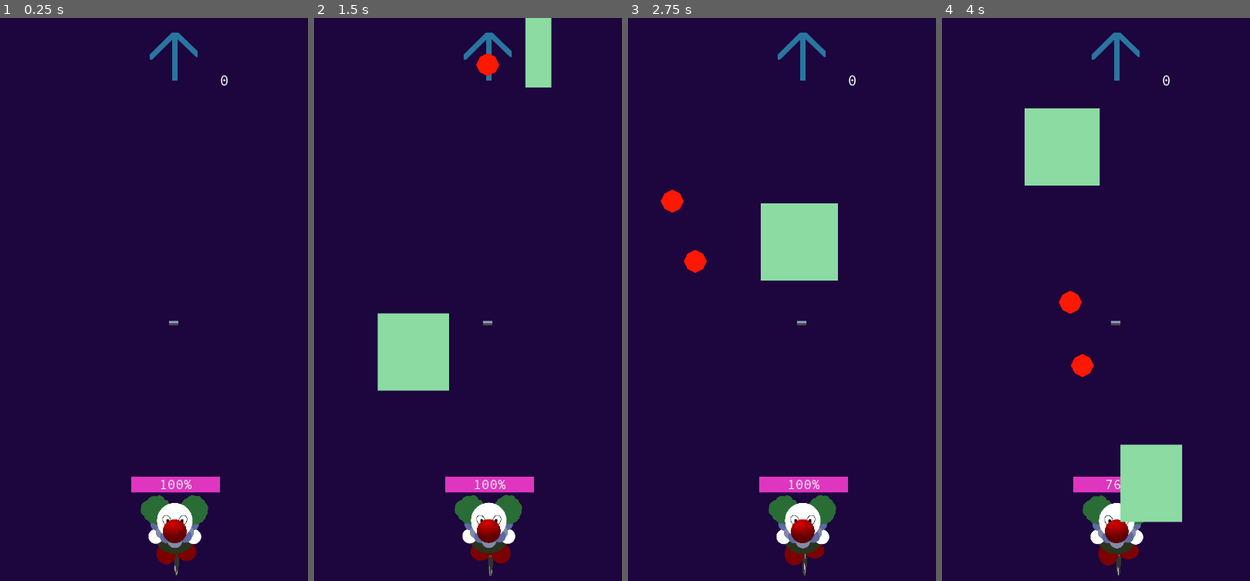
Above: before the commit, frames 1-4 (left to right).
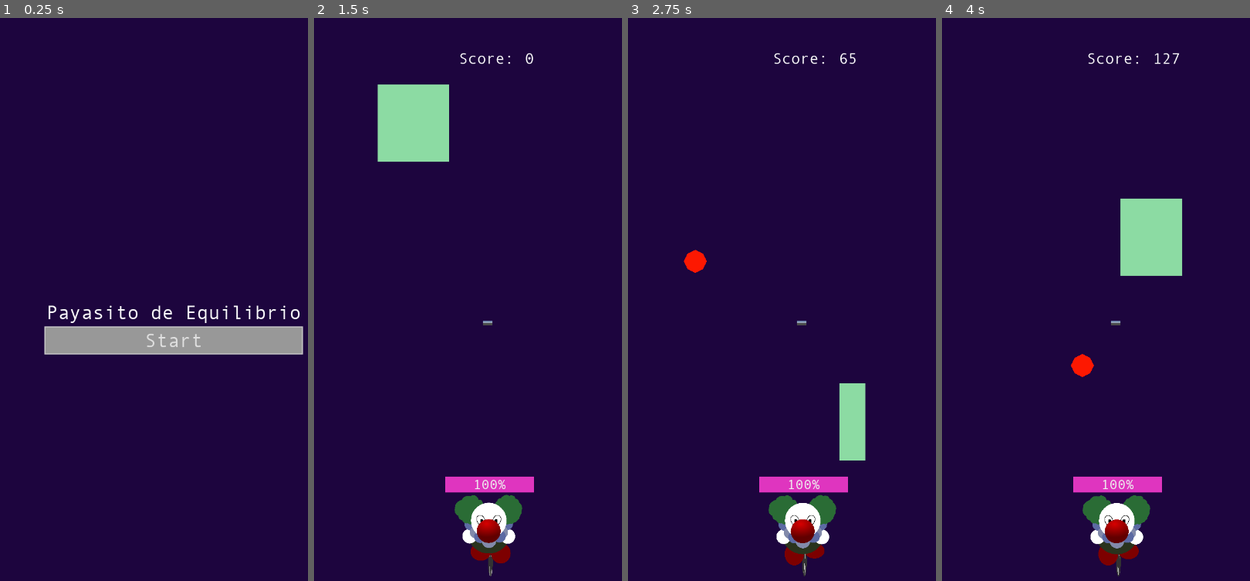
Above: after the commit, the same moments.

Repository: drarbego/payaso-de-equilibrio
Game: Godot game, scene res://StartGameMenu.tscn
Two runs of this game, one before a commit and one after it. Both use one fixed random seed, a clock stepped at 60 frames per second and the inputs below. Before the commit the project starts from res://Env.tscn. A sky picture missing from this copy of the repository is replaced by a grey-blue gradient.
Inputs (mouse positions are in pixels of both pictures, inside the frame that each line leads up to):
- Up to frame 1 (0.25 s): no input
- Up to frame 2 (1.5 s): click (486, 338) at 0.5 s, where only the run after the commit has a clickable "Start"; move the mouse to (563, 293) at 1.27 s; press the mouse at (563, 293) at 1.28 s
- Up to frame 3 (2.75 s): move the mouse to (732, 355) at 2.02 s; release the mouse at (732, 355) at 2.03 s; click (732, 355) at 2.1 s
- Up to frame 4 (4 s): move the mouse to (1151, 192) at 2.77 s; press the mouse at (1151, 192) at 2.78 s; move the mouse to (1099, 451) at 3.52 s; release the mouse at (1099, 451) at 3.53 s; click (1099, 451) at 3.6 s

The runs differ from the first frame. In frame 1, 8.0% of the frame differs, in the area x 14-99%, y 2-100%; in frame 2, 8.0%; in frame 3, 5.3%; in frame 4, 9.7%, in the area x 26-78%, y 2-90%.

Commit message:
Add score

Diff:
--- /dev/null
+++ b/Assets/MainTheme.tres
@@ -0,0 +1,25 @@
+[gd_resource type="Theme" load_steps=2 format=2]
+
+[sub_resource type="StyleBoxFlat" id=1]
+border_width_left = 2
+border_width_top = 2
+border_width_right = 2
+border_width_bottom = 2
+expand_margin_left = 4.0
+expand_margin_right = 4.0
+expand_margin_top = 4.0
+expand_margin_bottom = 4.0
+
+[resource]
+Button/colors/font_color = Color( 0.88, 0.88, 0.88, 1 )
+Button/colors/font_color_disabled = Color( 0.9, 0.9, 0.9, 0.2 )
+Button/colors/font_color_hover = Color( 0.94, 0.94, 0.94, 1 )
+Button/colors/font_color_pressed = Color( 1, 1, 1, 1 )
+Button/constants/hseparation = 2
+Button/fonts/font = null
+Button/styles/disabled = null
+Button/styles/focus = null
+Button/styles/hover = null
+Button/styles/normal = SubResource( 1 )
+Button/styles/pressed = null
+VBoxContainer/constants/separation = 10
--- a/BaseProjectile.gd
+++ b/BaseProjectile.gd
@@ -15,7 +15,7 @@
     var collision = move_and_collide(dir * speed * delta)
 
     if collision and collision.collider is Obstacle:
-        collision.collider.queue_free()
+        collision.collider.destroy()
         self.queue_free()
 
 func _on_Timer_timeout():
--- a/Env.gd
+++ b/Env.gd
@@ -8,6 +8,7 @@
 var obstacle_spawn_time = 0.75
 
 export(float) var CLOUD_ANIMATION_SPEED = 300
+var score = 0
 
 func _ready():
 	randomize()
@@ -15,19 +16,26 @@
 	spawn_timer.connect("timeout", self, "spawn_obstacle")
 	spawn_timer.set_autostart(true)
 	add_child(spawn_timer)
+	$Score/Points.set_text(str(self.score))
+
+func _on_ScoreTimer_timeout():
+	self.score += 100
+	$Score/Points.set_text(str(self.score))
+
 
 func spawn_obstacle():
 	var spawn_length = ($ObstacleSpawner/End.position - $ObstacleSpawner/Start.position).x
 	var spawn_pos = Vector2($ObstacleSpawner/Start.position.x + randf() * spawn_length, $ObstacleSpawner/Start.position.y)
 	var obstacle = obstacle_class.instance()
 	obstacle.position = spawn_pos
+	obstacle.connect("destroyed", self, "_on_obstacle_destroyed")
 	$Obstacles.add_child(obstacle)
 
+func _on_obstacle_destroyed(points):
+	self.score += points
+	$Score/Points.set_text(str(score))
+
 func _process(delta):
-	var inclination = get_inclination()
-	var rot = 90 * inclination
-	$TiltIndicator.rotation_degrees = rot
-	$Label.set_text(str(rot))
 	animate_clouds(delta)
 
 func animate_clouds(delta):
--- a/Env.tscn
+++ b/Env.tscn
@@ -2,20 +2,23 @@
 
 [ext_resource path="res://Env.gd" type="Script" id=1]
 [ext_resource path="res://Characters/Payasito.tscn" type="PackedScene" id=2]
-[ext_resource path="res://upwards_arrow.png" type="Texture" id=3]
 [ext_resource path="res://Assets/Andale Mono.ttf" type="DynamicFontData" id=4]
 [ext_resource path="res://Assets/Equilibrio.ogg" type="AudioStream" id=5]
 [ext_resource path="res://Assets/Background/Payasito_Sky_Background.png" type="Texture" id=6]
 
-[sub_resource type="DynamicFont" id=1]
-size = 30
+[sub_resource type="RectangleShape2D" id=1]
+extents = Vector2( 350, 10 )
+
+[sub_resource type="RectangleShape2D" id=2]
+extents = Vector2( 6, 40 )
+
+[sub_resource type="DynamicFont" id=3]
+size = 32
 font_data = ExtResource( 4 )
 
-[sub_resource type="RectangleShape2D" id=2]
-extents = Vector2( 350, 10 )
-
-[sub_resource type="RectangleShape2D" id=3]
-extents = Vector2( 6, 40 )
+[sub_resource type="DynamicFont" id=4]
+size = 32
+font_data = ExtResource( 4 )
 
 [node name="Env" type="Node2D"]
 script = ExtResource( 1 )
@@ -35,20 +38,6 @@
 [node name="Payasito" parent="." instance=ExtResource( 2 )]
 position = Vector2( 360, 1080 )
 
-[node name="TiltIndicator" type="Sprite" parent="."]
-position = Vector2( 360, 80 )
-texture = ExtResource( 3 )
-
-[node name="Label" type="Label" parent="."]
-margin_left = 455.897
-margin_top = 112.323
-margin_right = 495.897
-margin_bottom = 126.323
-custom_fonts/font = SubResource( 1 )
-__meta__ = {
-"_edit_use_anchors_": false
-}
-
 [node name="Margin" type="StaticBody2D" parent="."]
 
 [node name="CollisionPolygon2D" type="CollisionPolygon2D" parent="Margin"]
@@ -96,14 +85,49 @@
 [node name="Projectiles" type="Node2D" parent="."]
 
 [node name="Obstacles" type="Node2D" parent="."]
+
+[node name="ScoreTimer" type="Timer" parent="."]
+wait_time = 5.0
+autostart = true
+
+[node name="Score" type="HBoxContainer" parent="."]
+margin_left = 300.0
+margin_top = 64.0
+margin_right = 456.0
+margin_bottom = 104.0
+__meta__ = {
+"_edit_use_anchors_": true
+}
+
+[node name="Label" type="Label" parent="Score"]
+margin_top = 1.0
+margin_right = 133.0
+margin_bottom = 38.0
+custom_fonts/font = SubResource( 3 )
+text = "Score: "
+__meta__ = {
+"_edit_use_anchors_": false
+}
+
+[node name="Points" type="Label" parent="Score"]
+margin_left = 137.0
+margin_top = 1.0
+margin_right = 156.0
+margin_bottom = 38.0
+custom_fonts/font = SubResource( 4 )
+text = "0"
+__meta__ = {
+"_edit_use_anchors_": false
+}
 [connection signal="timeout" from="CloudTimer" to="." method="_on_CloudTimer_timeout"]
 [connection signal="fell" from="Payasito" to="." method="_on_Payasito_fell"]
 [connection signal="shot" from="Payasito" to="." method="_on_Payasito_shot"]
 [connection signal="body_entered" from="ObstacleDeleter" to="." method="_on_ObstacleDeleter_body_entered"]
 [connection signal="body_entered" from="LimitDetectors/Left" to="." method="_on_LeftLimitDetector_body_entered"]
+[connection signal="body_exited" from="LimitDetectors/Left" to="." method="_on_Left_body_exited"]
 [connection signal="body_exited" from="LimitDetectors/Left" to="." method="_on_LeftLimitDetector_body_exited"]
-[connection signal="body_exited" from="LimitDetectors/Left" to="." method="_on_Left_body_exited"]
 [connection signal="body_entered" from="LimitDetectors/Right" to="." method="_on_RightLimitDetector_body_entered"]
+[connection signal="body_exited" from="LimitDetectors/Right" to="." method="_on_Right_body_exited"]
 [connection signal="body_exited" from="LimitDetectors/Right" to="." method="_on_RightLimitDetector_body_exited"]
-[connection signal="body_exited" from="LimitDetectors/Right" to="." method="_on_Right_body_exited"]
 [connection signal="timeout" from="LimitDetectors/LimitTimer" to="." method="_on_LimitTimer_timeout"]
+[connection signal="timeout" from="ScoreTimer" to="." method="_on_ScoreTimer_timeout"]
--- a/GameOverMenu.tscn
+++ b/GameOverMenu.tscn
@@ -1,45 +1,22 @@
-[gd_scene load_steps=8 format=2]
+[gd_scene load_steps=7 format=2]
 
 [ext_resource path="res://GameOverMenu.gd" type="Script" id=1]
 [ext_resource path="res://Assets/Andale Mono.ttf" type="DynamicFontData" id=2]
 [ext_resource path="res://Assets/Quack_duck.wav" type="AudioStream" id=3]
+[ext_resource path="res://Assets/MainTheme.tres" type="Theme" id=4]
 
-[sub_resource type="StyleBoxFlat" id=1]
-border_width_left = 2
-border_width_top = 2
-border_width_right = 2
-border_width_bottom = 2
-expand_margin_left = 4.0
-expand_margin_right = 4.0
-expand_margin_top = 4.0
-expand_margin_bottom = 4.0
-
-[sub_resource type="Theme" id=2]
-Button/colors/font_color = Color( 0.88, 0.88, 0.88, 1 )
-Button/colors/font_color_disabled = Color( 0.9, 0.9, 0.9, 0.2 )
-Button/colors/font_color_hover = Color( 0.94, 0.94, 0.94, 1 )
-Button/colors/font_color_pressed = Color( 1, 1, 1, 1 )
-Button/constants/hseparation = 2
-Button/fonts/font = null
-Button/styles/disabled = null
-Button/styles/focus = null
-Button/styles/hover = null
-Button/styles/normal = SubResource( 1 )
-Button/styles/pressed = null
-VBoxContainer/constants/separation = 10
-
-[sub_resource type="DynamicFont" id=3]
+[sub_resource type="DynamicFont" id=1]
 size = 70
 font_data = ExtResource( 2 )
 
-[sub_resource type="DynamicFont" id=4]
+[sub_resource type="DynamicFont" id=2]
 size = 40
 font_data = ExtResource( 2 )
 
 [node name="GameOverMenu" type="Control"]
 anchor_right = 1.0
 anchor_bottom = 1.0
-theme = SubResource( 2 )
+theme = ExtResource( 4 )
 script = ExtResource( 1 )
 __meta__ = {
 "_edit_use_anchors_": true
--- a/Obstacle.gd
+++ b/Obstacle.gd
@@ -8,6 +8,8 @@
 var min_x_extent = 20
 var max_x_extent = 80
 var speed = 0
+
+signal destroyed(points)
 
 func _ready():
 	var shape = RectangleShape2D.new()
@@ -23,5 +25,10 @@
 
 	self.speed = ((float(max_x_extent) - float(x_extent)) / float(max_x_extent)) * (max_speed - min_speed) + min_speed
 
+func destroy():
+	var points = ceil((self.speed / self.max_speed) * 100)
+	emit_signal("destroyed", points)
+	self.queue_free()
+
 func _physics_process(delta):
 	move_and_slide(direction * speed)
--- /dev/null
+++ b/StartGameMenu.gd
@@ -0,0 +1,4 @@
+extends Control
+
+func _on_StartButton_pressed():
+    get_tree().change_scene("res://Env.tscn")
--- /dev/null
+++ b/StartGameMenu.tscn
@@ -0,0 +1,49 @@
+[gd_scene load_steps=6 format=2]
+
+[ext_resource path="res://Assets/Andale Mono.ttf" type="DynamicFontData" id=1]
+[ext_resource path="res://Assets/MainTheme.tres" type="Theme" id=2]
+[ext_resource path="res://StartGameMenu.gd" type="Script" id=3]
+
+[sub_resource type="DynamicFont" id=1]
+size = 40
+font_data = ExtResource( 1 )
+
+[sub_resource type="DynamicFont" id=2]
+size = 40
+font_data = ExtResource( 1 )
+
+[node name="StartGameMenu" type="Control"]
+anchor_right = 1.0
+anchor_bottom = 1.0
+theme = ExtResource( 2 )
+script = ExtResource( 3 )
+__meta__ = {
+"_edit_use_anchors_": false
+}
+
+[node name="CenterContainer" type="CenterContainer" parent="."]
+anchor_right = 1.0
+anchor_bottom = 1.0
+__meta__ = {
+"_edit_use_anchors_": false
+}
+
+[node name="VBoxContainer" type="VBoxContainer" parent="CenterContainer"]
+margin_left = 96.0
+margin_top = 587.0
+margin_right = 624.0
+margin_bottom = 693.0
+
+[node name="Label" type="Label" parent="CenterContainer/VBoxContainer"]
+margin_right = 528.0
+margin_bottom = 46.0
+custom_fonts/font = SubResource( 1 )
+text = "Payasito de Equilibrio"
+
+[node name="StartButton" type="Button" parent="CenterContainer/VBoxContainer"]
+margin_top = 56.0
+margin_right = 528.0
+margin_bottom = 106.0
+custom_fonts/font = SubResource( 2 )
+text = "Start"
+[connection signal="pressed" from="CenterContainer/VBoxContainer/StartButton" to="." method="_on_StartButton_pressed"]
--- a/project.godot
+++ b/project.godot
@@ -33,7 +33,7 @@
 [application]
 
 config/name="Payasito de Equilibrio"
-run/main_scene="res://Env.tscn"
+run/main_scene="res://StartGameMenu.tscn"
 config/icon="res://icon.png"
 
 [autoload]
Not shown: 2 places in Env.tscn that only renumber resources
Not shown: 2 places in GameOverMenu.tscn that only renumber resources
